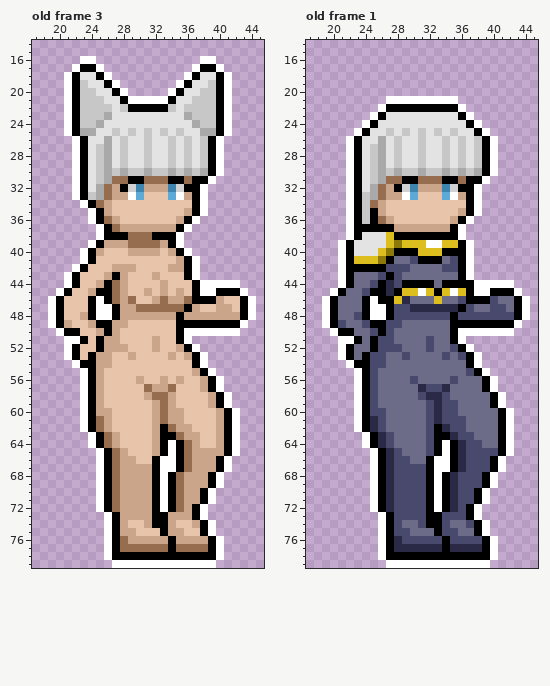
File history of a pixel-art file, Assets/___________________SpriteSheets/my/portrates/Sis O' Battle Body.aseprite. The picture above is the old version.
64x80 pixels, 11 frames. Shown: old frame 3: x 17..45, y 14..79; old frame 1: x 17..45, y 14..79. The commit also changed other frames, which this record leaves out.
After the commit:
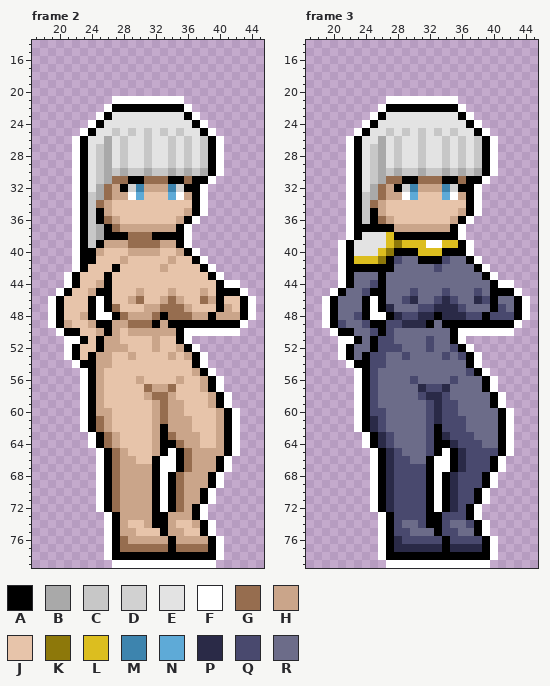
Palette (. is transparent): A #000000  B #a9a9a9  C #c7c7c7  D #d1d1d1  E #e3e3e3  F #ffffff  G #966d4f  H #caa58a  J #e7c4aa  K #8d780a  L #dcbe1f  M #3d84ae  N #5eaad7  P #2a2a47  Q #49496e  R #6c6c89
A new or re-ordered frame is compared with the old frame closest to it.
Diff:
frames 11 -> 16
layer "Flattened" added
frames re-ordered
Changed rows in their new state; - is an unchanged pixel.
Frame 2 against old frame 3, layers "Layer 1", "Flattened":
first column x 21:
16 --..-------------..--
17 -....-----------....-
18 ......---------......
19 .......-------.......
20 ........-----........
21 ......FF-----FF......
22 .....FAA-----AAF.....
23 ....FA---------AF....
24 ...FA-----------AF...
25 ..FA-------------AF..
first column x 22:
34 FAC----------------
35 FAC----------------
36 FAC----------------
37 FACB---------------
38 FACB---------AF----
39 FAC---------HAF----
40 FA----------JHAF---
41 FA----H-----HJJAF--
42 -----AJJ---HJJJJAF-
43 ----AJJ---J---JJJAF
44 -----JJ----J---JJJA
45 -----JJ-HJ-JHJ-JHJ-
46 -----JJHG-JHG-JJGHA
47 ----AGJJJHH---HJ--A
48 ------G---GAGGG--A-
49 -------GGGAHA------
50 -------HHHHHH------
first column x 33:
56 J---
59 --H-
61 ---H
62 -H--
63 -GH-
64 -AGH
Frame 3 against old frame 1, layer "Layer 1":
first column x 26:
41 --Q-R---QRRAF--
42 -ARR---QRRRRAF-
43 ARR-------RRRAF
44 -RRRRRR-RRRRRRA
45 -RRRQRRRQRRRQR-
46 -RRQP--QPQRRPQA
47 APRRRQQ---QR--A
48 --P--PPAPPP--A-
49 ---PPPA-A------
first column x 34:
62 Q--
63 PQ-
64 APQ
